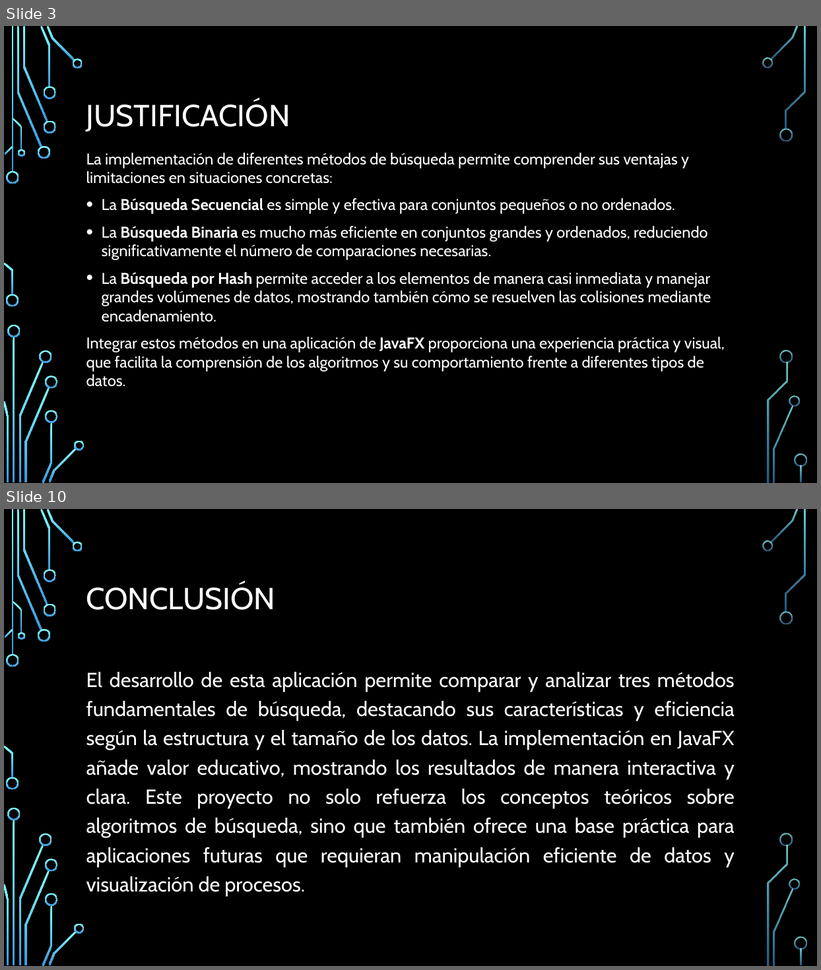
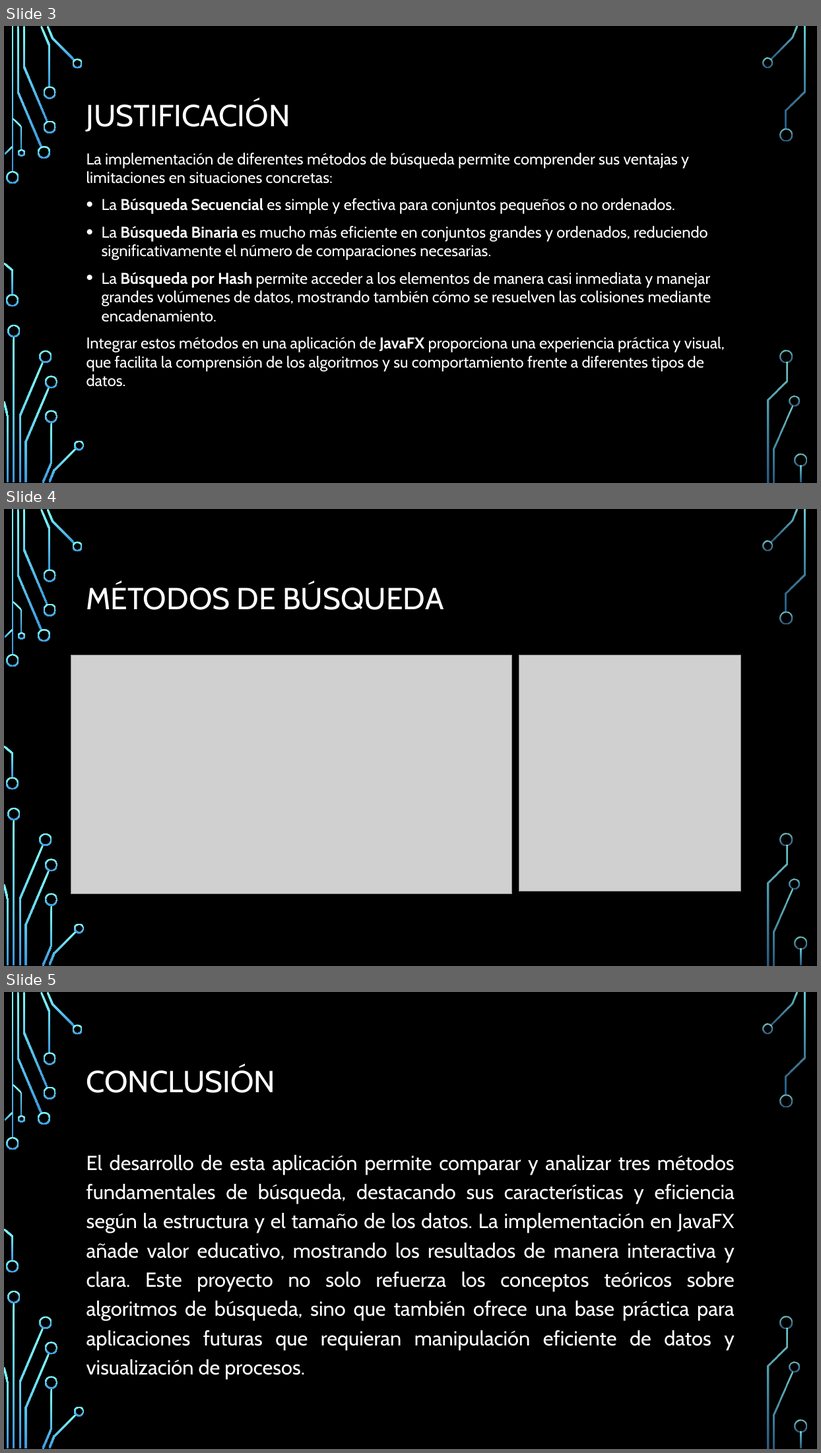
Before and after one commit to Cynthia21Morales/EstructuraDeDatos_CynthiaJasmineMT, a slide deck: ED-Tema-6/6.3 EJERCICIOS_CYNTHIA JASMINE MORALES TORRES.pptx. Shown one above the other, each under a label of ours: slides 3 and 10 before the commit, slides 3, 4 and 5 after it; the slides between them are not shown. The pictures are 821x970 and 821x1453 pixels, drawn with LibreOffice and Linux fonts; fonts in the diff are those of the drawing; grey boxes stand for pictures; background and template pictures are left out. Boxes give left, top, right and bottom in pixels: in the first picture for what was removed or moved away, otherwise in the second. Text is boxed around its words. In the diff, an @@ line names an element or a change of style, - is before the commit and + after.

```diff
--- a/ED-Tema-6/6.3 EJERCICIOS_CYNTHIA JASMINE MORALES TORRES.pptx
+++ b/ED-Tema-6/6.3 EJERCICIOS_CYNTHIA JASMINE MORALES TORRES.pptx
@@ slide 4 added at [4,509,817,966], background picture (left out); not listed: 36 template elements that a slide beside it also shows @@
@@ title added at [86,584,444,610], 36 pt, text #FFFFFF @@
+MÉTODOS DE BÚSQUEDA
@@ picture added at [71,656,512,894] @@
@@ picture added at [519,656,741,891] @@
@@ what was slide 10 is now slide 5 @@
```
Also in this commit, not shown: 2 slides changed, 6 slides removed, 38 other files.
